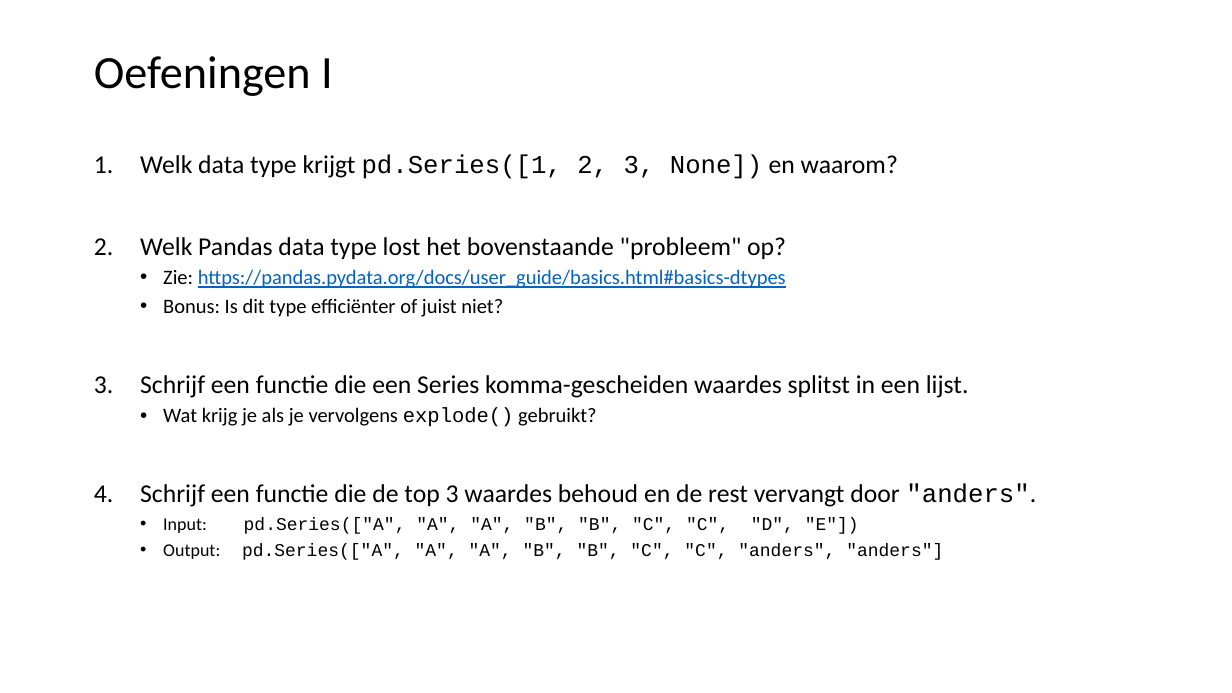
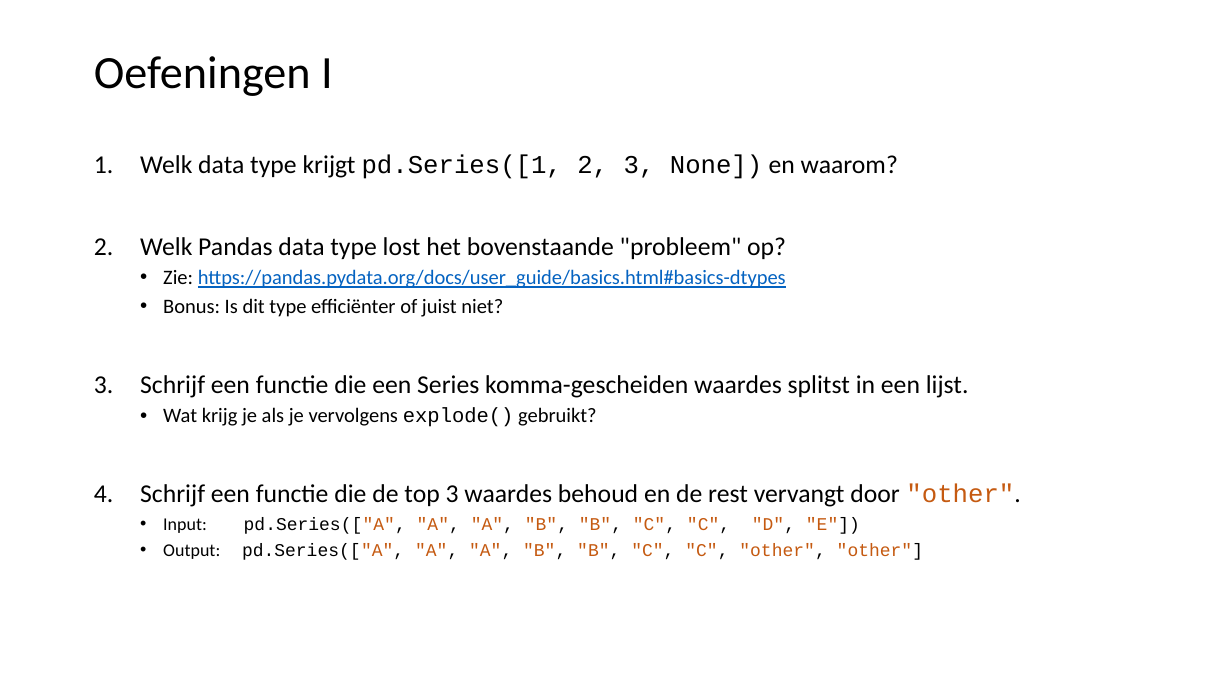
Before and after one commit to LFKoning/knowledge-sharing, a slide deck: slide 8 of python_trainees/3_pandas_plotting/python_traineeship_3.pptx. Drawn at 1232x693 pixels with LibreOffice and Linux fonts; fonts in the diff are those of the drawing. Boxes give left, top, right and bottom in pixels: in the first picture for what was removed or moved away, otherwise in the second. Text is boxed around its words. In the diff, an @@ line names an element or a change of style, - is before the commit and + after.

```diff
--- a/python_trainees/3_pandas_plotting/python_traineeship_3.pptx
+++ b/python_trainees/3_pandas_plotting/python_traineeship_3.pptx
@@ text at [140,484,1021,507]: text changed @@
-4. Schrijf een functie die de top 3 waardes behoud en de rest vervangt door "anders".
+4. Schrijf een functie die de top 3 waardes behoud en de rest vervangt door "other".
@@ text at [163,518,860,534]: text colour #000000 to #C55A11 in "pd.Series(["A", "A", "A", "B", "B", "C", "C", ..." @@
@@ text at [242,543,923,560]: text changed; text colour #000000 to #C55A11 @@
-  • Output: pd.Series(["A", "A", "A", "B", "B", "C", "C", "anders", "anders"]
+  • Output: pd.Series(["A", "A", "A", "B", "B", "C", "C", "other", "other"]
```
Also in this commit, not shown: 9 other slides changed, 2 other files.
